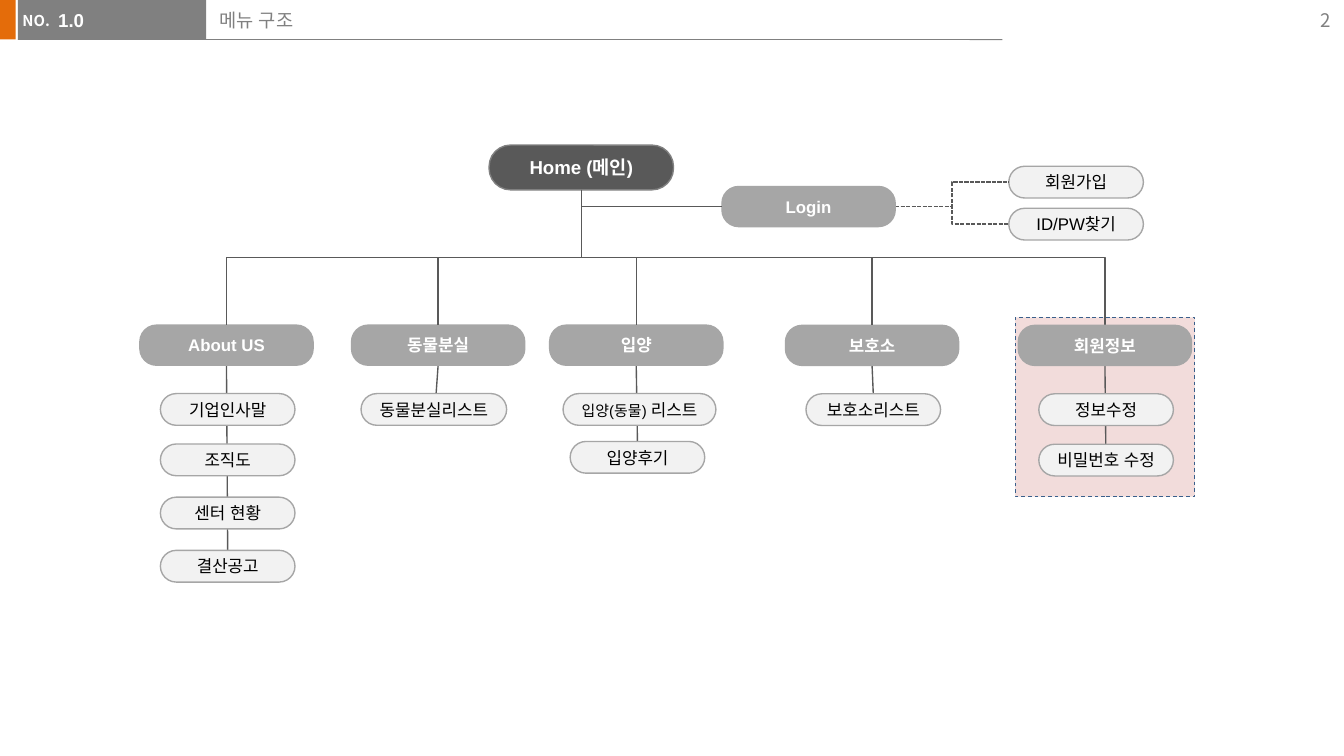
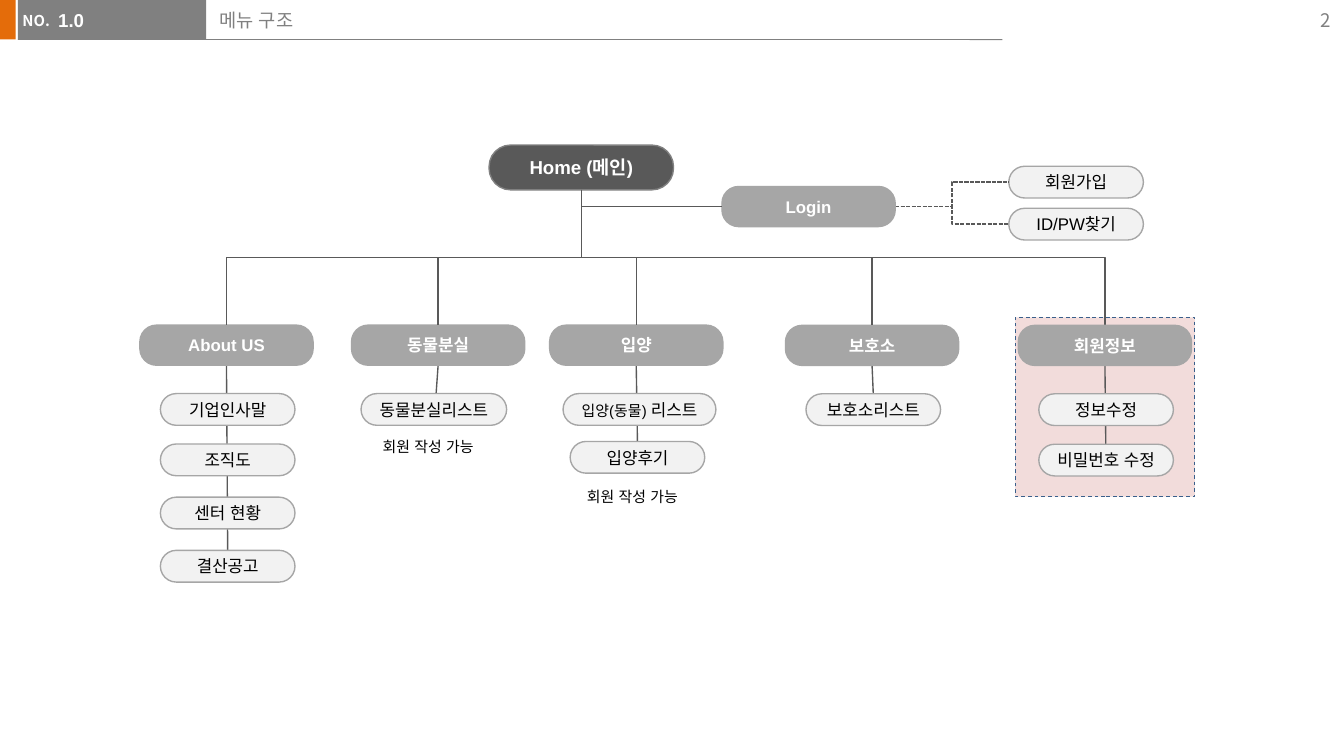
Before and after one commit to jaemikim/Notes, a slide deck: slide 2 of 기획문서/보보 (가칭)_v1.pptx. Drawn at 1344x756 pixels with LibreOffice and Linux fonts; fonts in the diff are those of the drawing. Boxes give left, top, right and bottom in pixels: in the first picture for what was removed or moved away, otherwise in the second. Text is boxed around its words. In the diff, an @@ line names an element or a change of style, - is before the commit and + after.

```diff
--- a/기획문서/보보 (가칭)_v1.pptx
+++ b/기획문서/보보 (가칭)_v1.pptx
@@ text added at [383, 439, 474, 454], 8 pt, text #000000 @@
+회원 작성 가능
@@ text added at [587, 489, 678, 503], 8 pt, text #000000 @@
+회원 작성 가능
```
Also in this commit, not shown: 3 other files.
